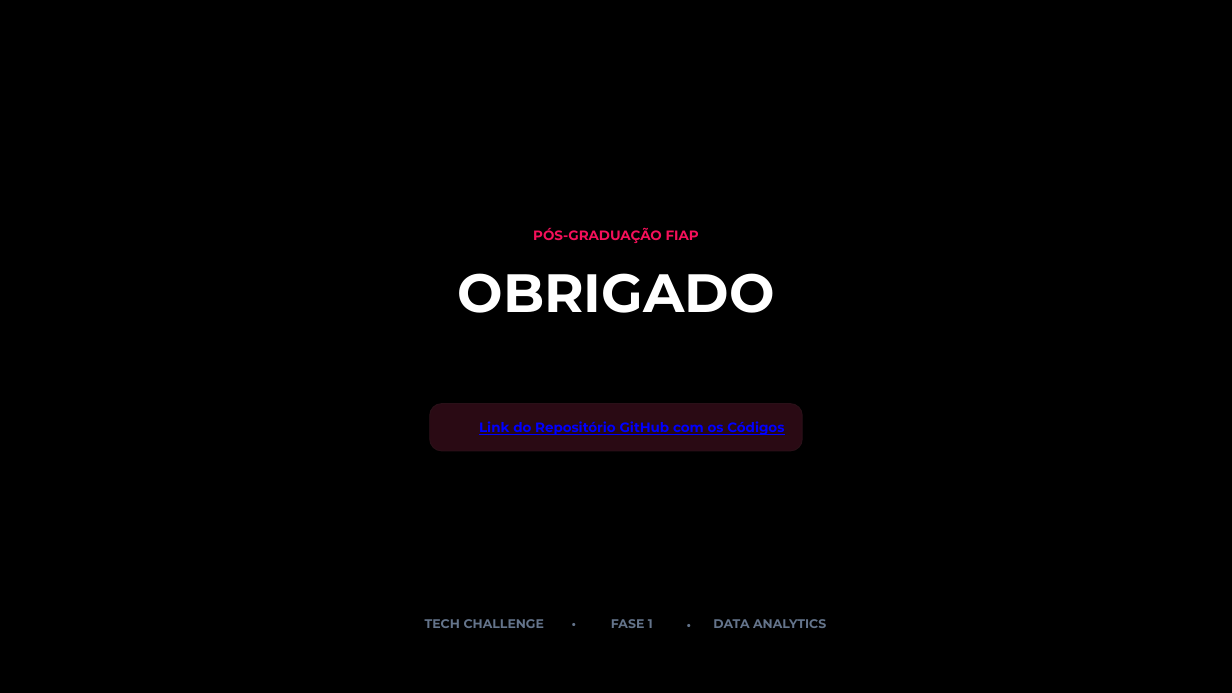
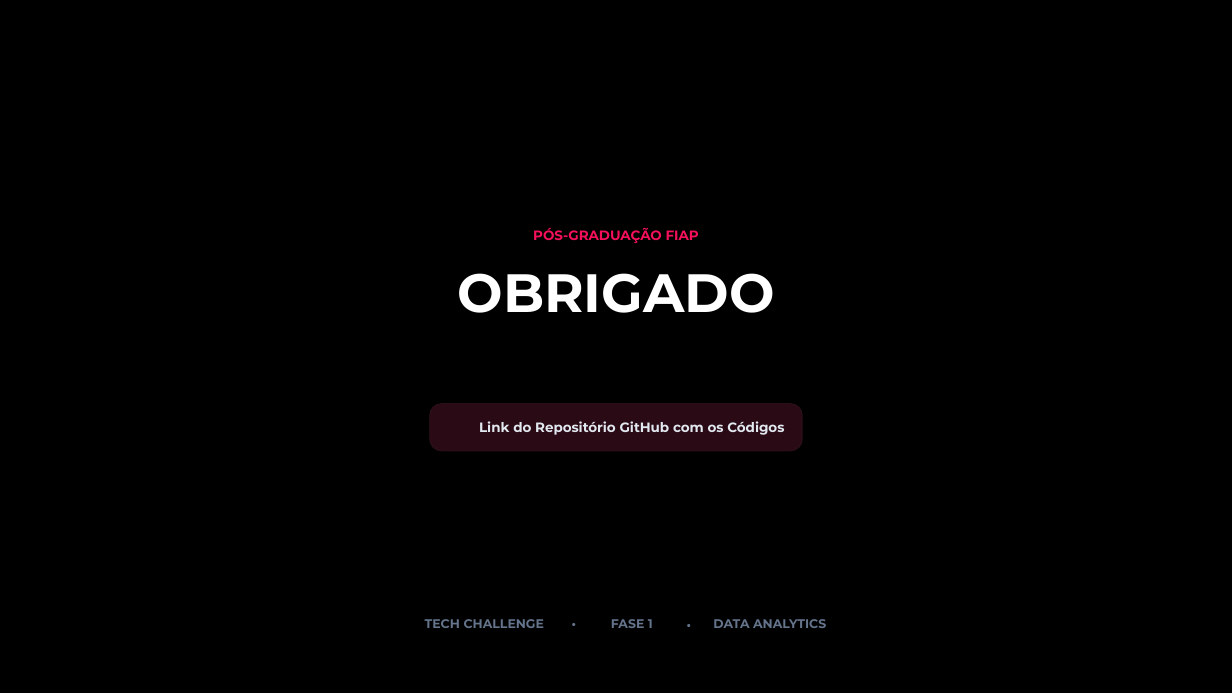
Before and after one commit to lrodrigues168/fiap-tech-challenge-olist, a slide deck: slide 22 of docs/Slide - Apresentação executiva.pptx. Drawn at 1232x693 pixels with LibreOffice and Linux fonts; fonts in the diff are those of the drawing; background and template pictures are left out. Boxes give left, top, right and bottom in pixels: in the first picture for what was removed or moved away, otherwise in the second. Text is boxed around its words. In the diff, an @@ line names an element or a change of style, - is before the commit and + after.

```diff
--- a/docs/Slide - Apresentação executiva.pptx
+++ b/docs/Slide - Apresentação executiva.pptx
@@ text "Link do Repositório GitHub com ..." at bbox=[479, 421, 784, 435]: text colour #0000FF to #E2E8F0, underline off @@
```
Also in this commit, not shown: 25 other files.
